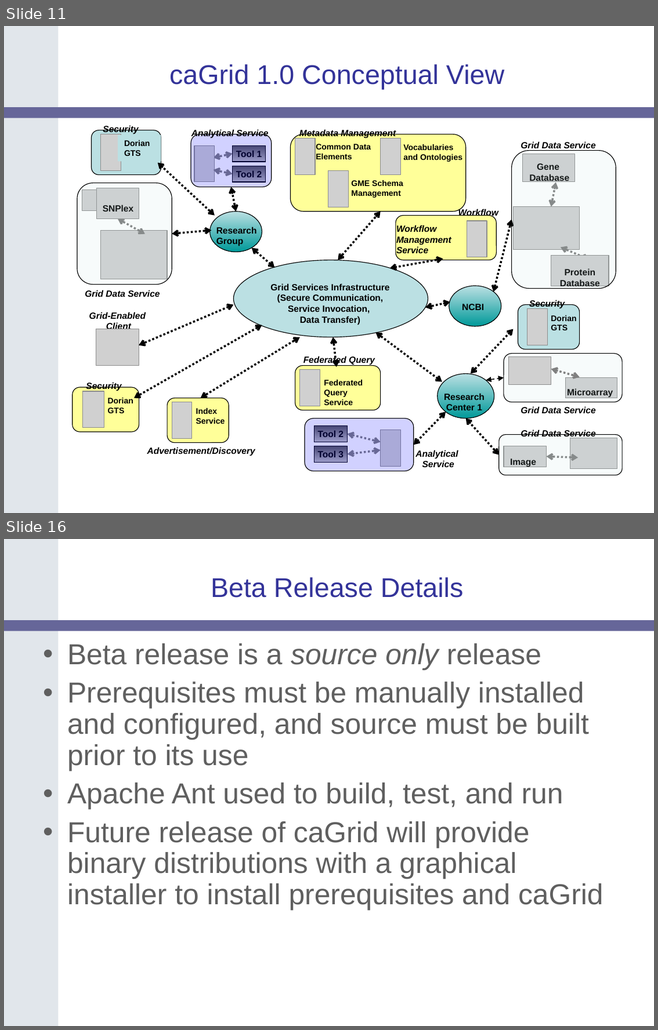
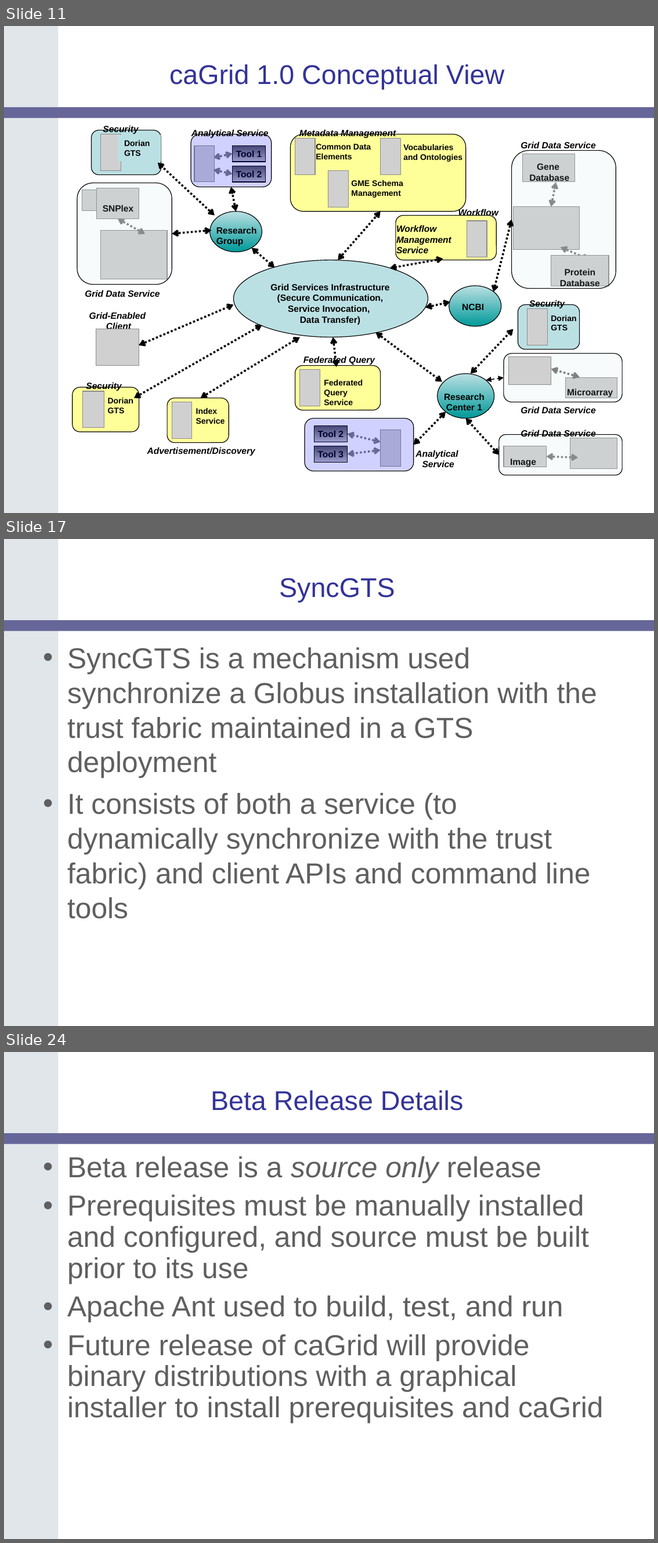
Before and after one commit to NCIP/cagrid-portal, a slide deck: cagrid-1-0/Documentation/presentations/200607_VCDE_ARCH/caGrid-1.0_Beta_Release.ppt. Shown one above the other, each under a label of ours: slides 11 and 16 before the commit, slides 11, 17 and 24 after it; the slides between them are not shown. The pictures are 658x1030 and 658x1543 pixels, drawn with LibreOffice and Linux fonts; fonts in the diff are those of the drawing; grey boxes stand for pictures; background and template pictures are left out. Boxes give left, top, right and bottom in pixels: in the first picture for what was removed or moved away, otherwise in the second. Text is boxed around its words. In the diff, an @@ line names an element or a change of style, - is before the commit and + after.

```diff
--- a/cagrid-1-0/Documentation/presentations/200607_VCDE_ARCH/caGrid-1.0_Beta_Release.ppt
+++ b/cagrid-1-0/Documentation/presentations/200607_VCDE_ARCH/caGrid-1.0_Beta_Release.ppt
@@ slide 17 added at [4, 539, 654, 1026], background #FFFFFF; not listed: 2 template elements that a slide beside it also shows @@
@@ title added at [279, 578, 394, 603], 30 pt, text #333399 @@
+SyncGTS
@@ text added at [67, 647, 597, 919], 32 pt, text #5F5F5F @@
+• SyncGTS is a mechanism used synchronize a Globus installation with the trust fabric maintained in a GTS deployment
+• It consists of both a service (to dynamically synchronize with the trust fabric) and client APIs and command line tools
@@ what was slide 16 is now slide 24 @@
```
Also in this commit, not shown: 2 slides changed, 13 other slides added, 6 slides removed.
